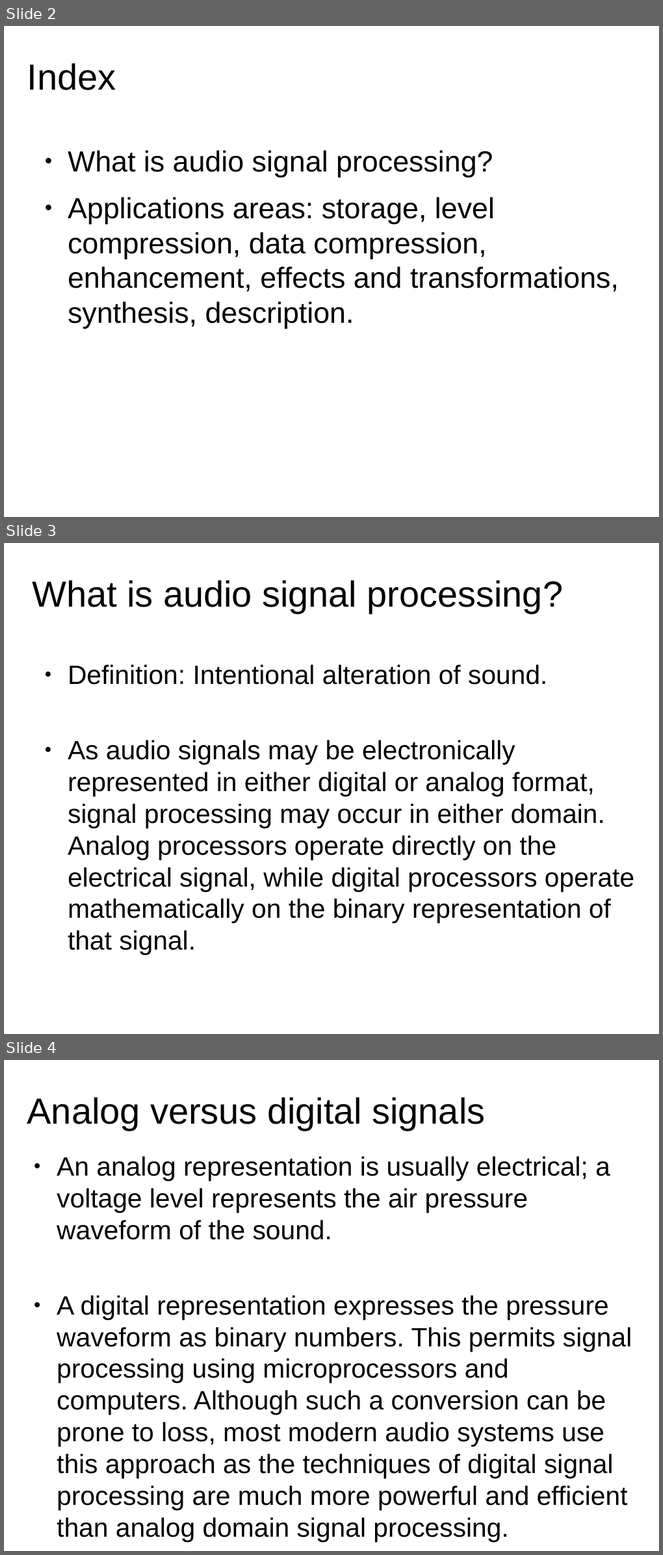
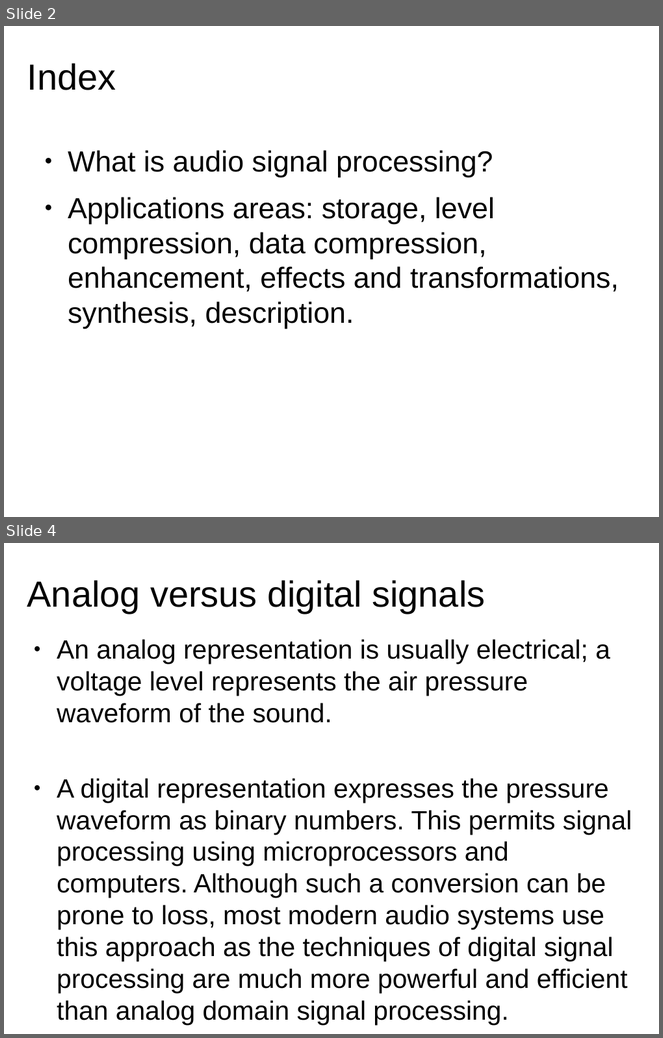
Before and after one commit to MTG/sms-tools, a slide deck: teaching-material/lectures/lect1-Introduction/1-Intro-to-DSP.odp. Shown one above the other, each under a label of ours: slides 2, 3 and 4 before the commit, slides 2 and 4 after it; the slides between them are not shown. The pictures are 663x1555 and 663x1038 pixels, drawn with LibreOffice and Linux fonts; fonts in the diff are those of the drawing. Boxes give left, top, right and bottom in pixels: in the first picture for what was removed or moved away, otherwise in the second. Text is boxed around its words. In the diff, an @@ line names an element or a change of style, - is before the commit and + after.

```diff
--- a/teaching-material/lectures/lect1-Introduction/1-Intro-to-DSP.odp
+++ b/teaching-material/lectures/lect1-Introduction/1-Intro-to-DSP.odp
@@ slide 3 removed at (4,543,659,1034), background #FFFFFF @@
@@ title removed at (33,580,563,613) @@
-What is audio signal processing?
@@ text removed at (68,665,634,955) @@
-● Definition: Intentional alteration of sound.
-● As audio signals may be electronically represented in either digital or analog format, signal processing may occur in either domain. Analog processors operate directly on the electrical signal, while digital processors operate mathematically on the binary representation of that signal.
```
Also in this commit, not shown: 1 slide changed, 2 slides added, 10 other files.
